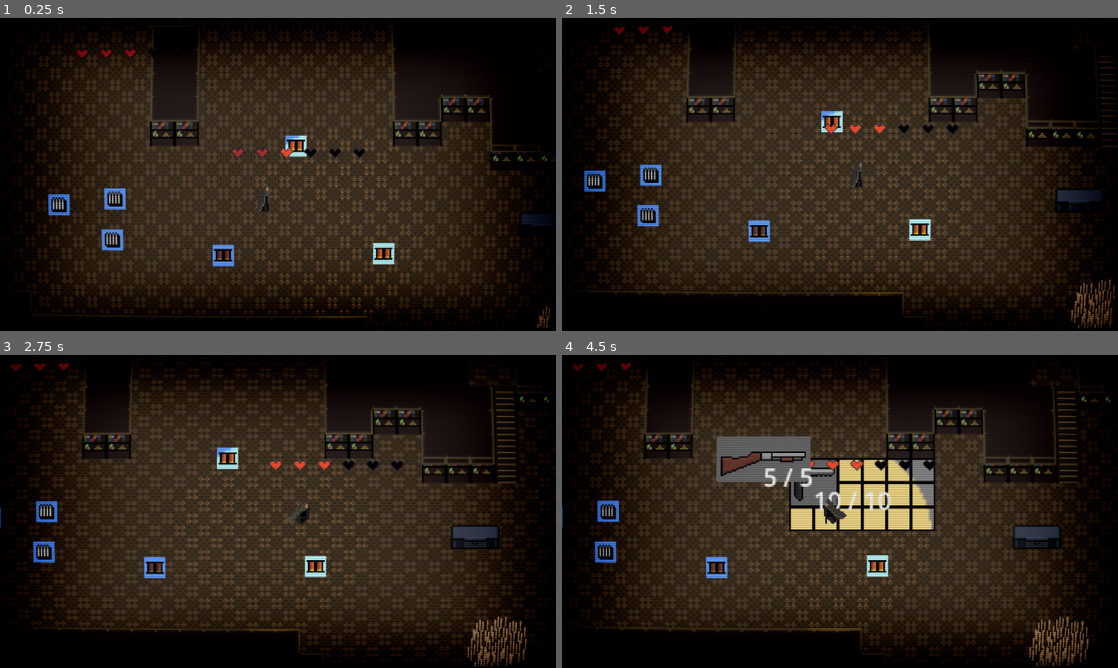
Above: before the commit, frames 1-4 (two rows, left to right).
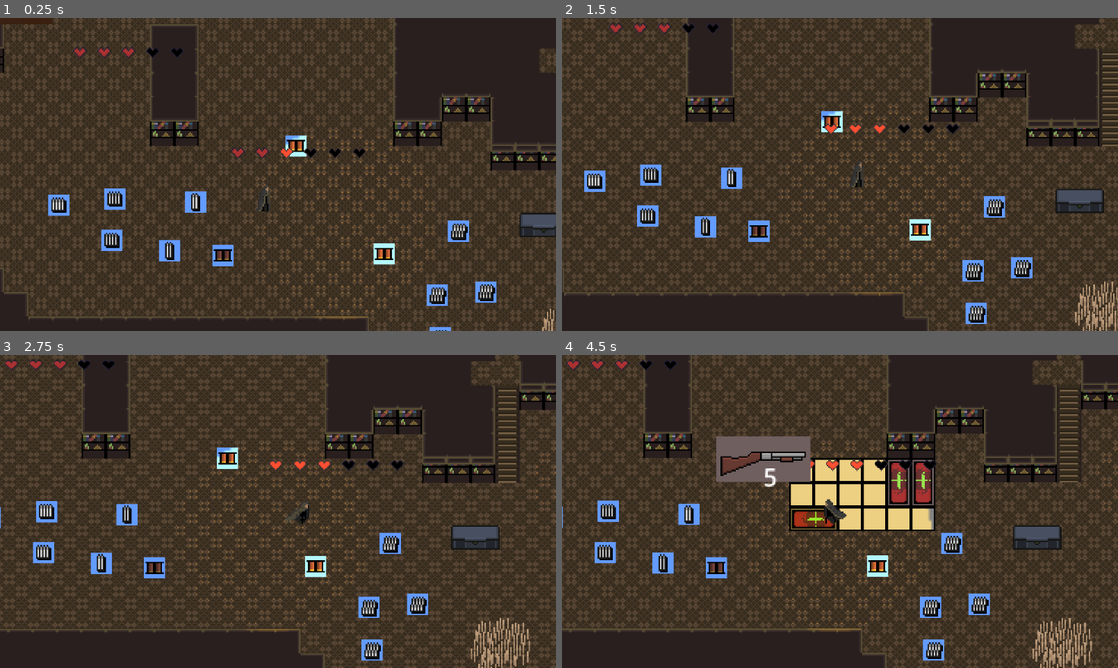
Above: after the commit, the same moments.

Repository: OliverN-beep/og-resident-evil-game-main
Game: Godot game, scene res://content/scenes/root.tscn
The game is run twice, just before and just after one commit, with the same random seed, the same clock (stepped at 60 frames per second) and the same inputs.
Inputs (mouse positions are in pixels of both pictures, inside the frame that each line leads up to):
- Up to frame 1 (0.25 s): no input
- Up to frame 2 (1.5 s): move the mouse to (962, 158) at 0.52 s; hold D (right) 0.53-1.25 s; hold E (interact) 0.53-1.25 s; click (962, 158) at 0.67 s; drag from (728, 190) to (645, 52) at 1.27 s
- Up to frame 3 (2.75 s): move the mouse to (333, 442) at 2.02 s; hold D (right) from 2.03 s (still down); right-click (333, 442) at 2.1 s
- Up to frame 4 (4.5 s): release D (right) at 2.75 s; drag from (812, 574) to (589, 389) at 2.77 s; move the mouse to (1006, 558) at 3.52 s; press the mouse at (1006, 558) at 3.53 s; hold A (left) 3.53-4.25 s; tap Tab (inventory) at 4.15 s; release the mouse at (1006, 558) at 4.25 s; drag from (856, 495) to (578, 389) at 4.27 s

The runs differ from the first frame. In frame 1, 56% of the frame differs, in the area x 0-100%, y 0-100%; in frame 2, 56%; in frame 3, 56%; in frame 4, 60%.

Commit message:
added bust smg
also discovered a bug where the burst mode is ignored when consuming ammo, only one bullet is consumed for a 3 burst shot for instance

Diff:
--- a/content/UI/Inventory/resources/inventory_data/player_data.tres
+++ b/content/UI/Inventory/resources/inventory_data/player_data.tres
@@ -2,10 +2,10 @@
 
 [ext_resource type="Script" uid="uid://dttjy8l3fgchc" path="res://content/resources/item_data.gd" id="1_i21hx"]
 [ext_resource type="Script" uid="uid://c141oo1kmrq0a" path="res://content/resources/inventory_data.gd" id="2_5cfv2"]
-[ext_resource type="Resource" uid="uid://chmahi0wef31" path="res://content/UI/Inventory/resources/item_data/handgun.tres" id="2_8byrv"]
-[ext_resource type="Resource" uid="uid://c52thd5g3dyps" path="res://content/UI/Inventory/resources/item_data/shotgun.tres" id="3_8byrv"]
+[ext_resource type="Resource" uid="uid://c52thd5g3dyps" path="res://content/UI/Inventory/resources/item_data/shotgun.tres" id="3_7c1h7"]
+[ext_resource type="Resource" uid="uid://bfqdnpupf03j1" path="res://content/UI/Inventory/resources/item_data/medkit.tres" id="3_8byrv"]
 
 [resource]
 script = ExtResource("2_5cfv2")
-items = Array[ExtResource("1_i21hx")]([ExtResource("2_8byrv"), ExtResource("3_8byrv")])
+items = Array[ExtResource("1_i21hx")]([ExtResource("3_7c1h7"), ExtResource("3_8byrv"), ExtResource("3_8byrv"), ExtResource("3_8byrv")])
 metadata/_custom_type_script = "uid://c141oo1kmrq0a"
--- /dev/null
+++ b/content/UI/Inventory/resources/item_data/burst_smg.tres
@@ -0,0 +1,13 @@
+[gd_resource type="Resource" script_class="ItemData" load_steps=4 format=3 uid="uid://drchtc8owoou1"]
+
+[ext_resource type="Resource" uid="uid://cgot8me8pkow" path="res://content/gun stuff/gun resources/burst_smg_resource.tres" id="1_jgssv"]
+[ext_resource type="Script" uid="uid://dttjy8l3fgchc" path="res://content/resources/item_data.gd" id="1_xl2lj"]
+[ext_resource type="Texture2D" uid="uid://dedvn3lk4mpjn" path="res://content/UI/Inventory/sprites/burst_smg_d.png" id="2_3fled"]
+
+[resource]
+script = ExtResource("1_xl2lj")
+name = "Burst SMG"
+texture = ExtResource("2_3fled")
+dimensions = Vector2i(3, 2)
+gun_resource = ExtResource("1_jgssv")
+metadata/_custom_type_script = "uid://dttjy8l3fgchc"
--- a/content/UI/Inventory/scenes and scripts/inventory_item.gd
+++ b/content/UI/Inventory/scenes and scripts/inventory_item.gd
@@ -40,9 +40,9 @@
 		var mag_size := data.gun_resource.magazine_size
 
 		if data.loaded_ammo < 0:
-			stack_label.text = "%d / %d" % [mag_size, mag_size]
+			stack_label.text = "%d" % [mag_size]
 		else:
-			stack_label.text = "%d / %d" % [data.loaded_ammo, mag_size]
+			stack_label.text = "%d" % [data.loaded_ammo]
 		return
 
 	stack_label.text = ""
@@ -69,7 +69,6 @@
 
 func _input(event: InputEvent) -> void:
 	if event is InputEventMouseButton and event.is_pressed():
-
 		# RIGHT CLICK — rotate while dragging (existing behavior)
 		if event.button_index == MOUSE_BUTTON_RIGHT and is_picked:
 			do_rotation()
--- /dev/null
+++ b/content/components/bullet/burst_smg_bullet.tres
@@ -0,0 +1,10 @@
+[gd_resource type="Resource" script_class="BulletComponent" load_steps=3 format=3 uid="uid://dau2m16vqrxx1"]
+
+[ext_resource type="Texture2D" uid="uid://c6g6mfudtp37m" path="res://content/bullets/projectile_2.tres" id="1_0ga3g"]
+[ext_resource type="Script" uid="uid://mbxb1alct6gm" path="res://content/gun stuff/resource scripts/bullet_component.gd" id="1_3j8nb"]
+
+[resource]
+script = ExtResource("1_3j8nb")
+fire_mode = 2
+bullet_type_array = Array[Texture2D]([ExtResource("1_0ga3g")])
+metadata/_custom_type_script = "uid://mbxb1alct6gm"
--- a/content/components/bullet/handgun_bullet.tres
+++ b/content/components/bullet/handgun_bullet.tres
@@ -1,7 +1,7 @@
 [gd_resource type="Resource" script_class="BulletComponent" load_steps=4 format=3 uid="uid://cwg2syly22q1s"]
 
 [ext_resource type="Texture2D" uid="uid://cgn7cy3c1j163" path="res://content/bullets/projectile_1.tres" id="1_j3l1c"]
-[ext_resource type="Script" uid="uid://mbxb1alct6gm" path="res://content/components/bullet/bullet_component.gd" id="1_lrswj"]
+[ext_resource type="Script" uid="uid://mbxb1alct6gm" path="res://content/gun stuff/resource scripts/bullet_component.gd" id="1_lrswj"]
 [ext_resource type="Texture2D" uid="uid://c6g6mfudtp37m" path="res://content/bullets/projectile_2.tres" id="2_r4nrp"]
 
 [resource]
--- a/content/components/bullet/rifle_bullet.tres
+++ b/content/components/bullet/rifle_bullet.tres
@@ -1,13 +1,14 @@
 [gd_resource type="Resource" script_class="BulletComponent" load_steps=4 format=3 uid="uid://cfndti8ly6mf7"]
 
 [ext_resource type="Texture2D" uid="uid://cgn7cy3c1j163" path="res://content/bullets/projectile_1.tres" id="1_8midl"]
-[ext_resource type="Script" uid="uid://mbxb1alct6gm" path="res://content/components/bullet/bullet_component.gd" id="1_sdems"]
 [ext_resource type="Texture2D" uid="uid://c6g6mfudtp37m" path="res://content/bullets/projectile_2.tres" id="2_18cyk"]
+[ext_resource type="Script" uid="uid://mbxb1alct6gm" path="res://content/gun stuff/resource scripts/bullet_component.gd" id="3_8midl"]
 
 [resource]
-script = ExtResource("1_sdems")
+script = ExtResource("3_8midl")
 bullet_speed = 400.0
 fire_rate = 0.1
+burst_count = 0
 bullet_type = 1
 bullet_type_array = Array[Texture2D]([ExtResource("1_8midl"), ExtResource("2_18cyk")])
 metadata/_custom_type_script = "uid://mbxb1alct6gm"
--- a/content/components/bullet/shotgun_bullet.tres
+++ b/content/components/bullet/shotgun_bullet.tres
@@ -1,11 +1,12 @@
 [gd_resource type="Resource" script_class="BulletComponent" load_steps=4 format=3 uid="uid://d0fb2wwovs8ov"]
 
 [ext_resource type="Texture2D" uid="uid://cgn7cy3c1j163" path="res://content/bullets/projectile_1.tres" id="1_d00xa"]
-[ext_resource type="Script" uid="uid://mbxb1alct6gm" path="res://content/components/bullet/bullet_component.gd" id="1_ykvq7"]
+[ext_resource type="Script" uid="uid://mbxb1alct6gm" path="res://content/gun stuff/resource scripts/bullet_component.gd" id="1_ykvq7"]
 [ext_resource type="Texture2D" uid="uid://c6g6mfudtp37m" path="res://content/bullets/projectile_2.tres" id="2_4erxu"]
 
 [resource]
 script = ExtResource("1_ykvq7")
+fire_rate = 1.0
 pellet_count = 5
 base_spread_deg = 40.0
 burst_count = 0
--- /dev/null
+++ b/content/gun stuff/ammo pickups/50_cal_pickup.tscn
@@ -0,0 +1,20 @@
+[gd_scene load_steps=5 format=3 uid="uid://c4e4skvybxwcq"]
+
+[ext_resource type="Script" uid="uid://s8n3p7fpyof4" path="res://content/gun stuff/ammo pickups/ammo_pickup.gd" id="1_26rco"]
+[ext_resource type="Texture2D" uid="uid://ch1pqhlpwiop2" path="res://content/gun stuff/pickup sprites/50cal_d.png" id="1_tehu1"]
+[ext_resource type="Resource" uid="uid://cuwoquyc02fcj" path="res://content/gun stuff/ammo resources/50cal.tres" id="2_71261"]
+
+[sub_resource type="RectangleShape2D" id="RectangleShape2D_26rco"]
+
+[node name="50cal_pickup" type="Area2D"]
+script = ExtResource("1_26rco")
+ammo_resource = ExtResource("2_71261")
+pickup_amount = 1
+
+[node name="CollisionShape2D" type="CollisionShape2D" parent="."]
+shape = SubResource("RectangleShape2D_26rco")
+
+[node name="Sprite2D" type="Sprite2D" parent="."]
+texture = ExtResource("1_tehu1")
+
+[connection signal="body_entered" from="." to="." method="_on_body_entered"]
--- /dev/null
+++ b/content/gun stuff/ammo pickups/5_56_mm_pickup.tscn
@@ -0,0 +1,20 @@
+[gd_scene load_steps=5 format=3 uid="uid://cc1kp8cqul45u"]
+
+[ext_resource type="Script" uid="uid://s8n3p7fpyof4" path="res://content/gun stuff/ammo pickups/ammo_pickup.gd" id="1_6v466"]
+[ext_resource type="Texture2D" uid="uid://dinki63vjofcf" path="res://content/gun stuff/pickup sprites/5.56mm_d.png" id="1_nhtnd"]
+[ext_resource type="Resource" uid="uid://dwpbqbmjmx5x6" path="res://content/gun stuff/ammo resources/5.56mm.tres" id="2_pyn41"]
+
+[sub_resource type="RectangleShape2D" id="RectangleShape2D_6v466"]
+
+[node name="5_56mm_pickup" type="Area2D"]
+script = ExtResource("1_6v466")
+ammo_resource = ExtResource("2_pyn41")
+pickup_amount = 12
+
+[node name="CollisionShape2D" type="CollisionShape2D" parent="."]
+shape = SubResource("RectangleShape2D_6v466")
+
+[node name="Sprite2D" type="Sprite2D" parent="."]
+texture = ExtResource("1_nhtnd")
+
+[connection signal="body_entered" from="." to="." method="_on_body_entered"]
--- /dev/null
+++ b/content/gun stuff/ammo resources/5.56mm.tres
@@ -0,0 +1,11 @@
+[gd_resource type="Resource" script_class="AmmoResource" load_steps=3 format=3 uid="uid://dwpbqbmjmx5x6"]
+
+[ext_resource type="Texture2D" uid="uid://4n5nx6jykapr" path="res://content/UI/Inventory/sprites/5.56mm_d.png" id="1_lcmy7"]
+[ext_resource type="Script" uid="uid://dh60oul8u5ttv" path="res://content/gun stuff/resource scripts/ammo_resource.gd" id="1_utlu3"]
+
+[resource]
+script = ExtResource("1_utlu3")
+ammo_type = "5.56mm"
+max_stack = 24
+inventory_icon = ExtResource("1_lcmy7")
+metadata/_custom_type_script = "uid://dh60oul8u5ttv"
--- /dev/null
+++ b/content/gun stuff/ammo resources/50cal.tres
@@ -0,0 +1,11 @@
+[gd_resource type="Resource" script_class="AmmoResource" load_steps=3 format=3 uid="uid://cuwoquyc02fcj"]
+
+[ext_resource type="Texture2D" uid="uid://c3pyn0jds5qcg" path="res://content/UI/Inventory/sprites/50cal_d.png" id="1_m27sc"]
+[ext_resource type="Script" uid="uid://dh60oul8u5ttv" path="res://content/gun stuff/resource scripts/ammo_resource.gd" id="1_v7vhd"]
+
+[resource]
+script = ExtResource("1_v7vhd")
+ammo_type = "50cal"
+max_stack = 3
+inventory_icon = ExtResource("1_m27sc")
+metadata/_custom_type_script = "uid://dh60oul8u5ttv"
--- a/content/gun stuff/ammo resources/9mm.tres
+++ b/content/gun stuff/ammo resources/9mm.tres
@@ -1,11 +1,11 @@
 [gd_resource type="Resource" script_class="AmmoResource" load_steps=3 format=3 uid="uid://dkn2od7y22ca2"]
 
-[ext_resource type="Texture2D" uid="uid://b3dhehiubmit2" path="res://content/gun stuff/pickup sprites/9mm_d.png" id="1_avsvw"]
+[ext_resource type="Texture2D" uid="uid://dyhh2pec6xsc1" path="res://content/UI/Inventory/sprites/9mm_d.png" id="1_avsvw"]
 [ext_resource type="Script" uid="uid://dh60oul8u5ttv" path="res://content/gun stuff/resource scripts/ammo_resource.gd" id="1_m8nto"]
 
 [resource]
 script = ExtResource("1_m8nto")
 ammo_type = "9mm"
 max_stack = 8
-icon = ExtResource("1_avsvw")
+inventory_icon = ExtResource("1_avsvw")
 metadata/_custom_type_script = "uid://dh60oul8u5ttv"
--- a/content/gun stuff/ammo resources/shells.tres
+++ b/content/gun stuff/ammo resources/shells.tres
@@ -1,11 +1,11 @@
 [gd_resource type="Resource" script_class="AmmoResource" load_steps=3 format=3 uid="uid://ckbvaa1gcyf5d"]
 
+[ext_resource type="Script" uid="uid://dh60oul8u5ttv" path="res://content/gun stuff/resource scripts/ammo_resource.gd" id="1_2go32"]
 [ext_resource type="Texture2D" uid="uid://b15rcmmwpn120" path="res://content/UI/Inventory/sprites/shotgun ammo_d.png" id="1_bm7il"]
-[ext_resource type="Script" uid="uid://dh60oul8u5ttv" path="res://content/gun stuff/resource scripts/ammo_resource.gd" id="1_shaxs"]
 
 [resource]
-script = ExtResource("1_shaxs")
+script = ExtResource("1_2go32")
 ammo_type = "SHELLS"
-max_stack = 3
-icon = ExtResource("1_bm7il")
+max_stack = 2
+inventory_icon = ExtResource("1_bm7il")
 metadata/_custom_type_script = "uid://dh60oul8u5ttv"
--- /dev/null
+++ b/content/gun stuff/gun resources/burst_smg_resource.tres
@@ -0,0 +1,17 @@
+[gd_resource type="Resource" script_class="GunResource" load_steps=5 format=3 uid="uid://cgot8me8pkow"]
+
+[ext_resource type="Script" uid="uid://clkhwh0wmh042" path="res://content/gun stuff/resource scripts/gun_resource.gd" id="1_8bcss"]
+[ext_resource type="Resource" uid="uid://dau2m16vqrxx1" path="res://content/components/bullet/burst_smg_bullet.tres" id="1_bxei7"]
+[ext_resource type="PackedScene" uid="uid://dm8x4slcstgn0" path="res://content/gun stuff/main gun/gun.tscn" id="1_tyslf"]
+[ext_resource type="Texture2D" uid="uid://dedvn3lk4mpjn" path="res://content/UI/Inventory/sprites/burst_smg_d.png" id="2_bxei7"]
+
+[resource]
+script = ExtResource("1_8bcss")
+display_name = "BURST SMG"
+icon = ExtResource("2_bxei7")
+gun_scene = ExtResource("1_tyslf")
+ammo_type = "5.56mm"
+magazine_size = 30
+reload_time = 0.2
+bullet_component = ExtResource("1_bxei7")
+metadata/_custom_type_script = "uid://clkhwh0wmh042"
--- a/content/gun stuff/gun resources/handgun_resource.tres
+++ b/content/gun stuff/gun resources/handgun_resource.tres
@@ -12,6 +12,6 @@
 gun_scene = ExtResource("1_w1vhj")
 ammo_type = "9mm"
 magazine_size = 10
-reload_time = 0.1
+reload_time = 1.0
 bullet_component = ExtResource("1_fxrii")
 metadata/_custom_type_script = "uid://clkhwh0wmh042"
--- a/content/gun stuff/gun resources/rifle_resource.tres
+++ b/content/gun stuff/gun resources/rifle_resource.tres
@@ -1,17 +1,17 @@
 [gd_resource type="Resource" script_class="GunResource" load_steps=5 format=3 uid="uid://cq1xem5kwd3ys"]
 
 [ext_resource type="PackedScene" uid="uid://dm8x4slcstgn0" path="res://content/gun stuff/main gun/gun.tscn" id="1_b5ttp"]
-[ext_resource type="Script" uid="uid://clkhwh0wmh042" path="res://content/gun stuff/resource scripts/gun_resource.gd" id="1_fxje8"]
 [ext_resource type="Resource" uid="uid://cfndti8ly6mf7" path="res://content/components/bullet/rifle_bullet.tres" id="1_wtast"]
 [ext_resource type="Texture2D" uid="uid://4akdm2dyv48q" path="res://content/UI/Inventory/sprites/rifle_d.png" id="2_wtast"]
+[ext_resource type="Script" uid="uid://clkhwh0wmh042" path="res://content/gun stuff/resource scripts/gun_resource.gd" id="4_tbsba"]
 
 [resource]
-script = ExtResource("1_fxje8")
+script = ExtResource("4_tbsba")
 display_name = "Rifle"
 icon = ExtResource("2_wtast")
 gun_scene = ExtResource("1_b5ttp")
-ammo_type = "Long"
+ammo_type = "50cal"
 magazine_size = 1
-reload_time = 1.0
+reload_time = 2.5
 bullet_component = ExtResource("1_wtast")
 metadata/_custom_type_script = "uid://clkhwh0wmh042"
--- a/content/gun stuff/gun resources/shotgun_resource.tres
+++ b/content/gun stuff/gun resources/shotgun_resource.tres
@@ -1,17 +1,15 @@
-[gd_resource type="Resource" script_class="GunResource" load_steps=5 format=3 uid="uid://mr1r7ilf3pst"]
+[gd_resource type="Resource" script_class="GunResource" load_steps=4 format=3 uid="uid://mr1r7ilf3pst"]
 
 [ext_resource type="Resource" uid="uid://d0fb2wwovs8ov" path="res://content/components/bullet/shotgun_bullet.tres" id="1_guwwn"]
 [ext_resource type="PackedScene" uid="uid://dm8x4slcstgn0" path="res://content/gun stuff/main gun/gun.tscn" id="1_v58vk"]
-[ext_resource type="Texture2D" uid="uid://cbdc6d4tesux5" path="res://content/UI/Inventory/sprites/shotgun_d.png" id="2_guwwn"]
 [ext_resource type="Script" uid="uid://clkhwh0wmh042" path="res://content/gun stuff/resource scripts/gun_resource.gd" id="3_6dfnf"]
 
 [resource]
 script = ExtResource("3_6dfnf")
 display_name = "SHOTGUN"
-icon = ExtResource("2_guwwn")
 gun_scene = ExtResource("1_v58vk")
 ammo_type = "SHELLS"
 magazine_size = 5
-reload_time = 0.8
+reload_time = 2.0
 bullet_component = ExtResource("1_guwwn")
 metadata/_custom_type_script = "uid://clkhwh0wmh042"
--- a/content/gun stuff/resource scripts/ammo_resource.gd
+++ b/content/gun stuff/resource scripts/ammo_resource.gd
@@ -3,4 +3,4 @@
 
 @export var ammo_type: String
 @export var max_stack: int
-@export var icon: Texture2D
+@export var inventory_icon: Texture2D
--- a/content/gun stuff/resource scripts/gun_resource.gd
+++ b/content/gun stuff/resource scripts/gun_resource.gd
@@ -3,7 +3,6 @@
 
 @export_group("Identity")
 @export var display_name: String
-@export var icon: Texture2D
 
 @export_group("Scene")
 @export var gun_scene: PackedScene
--- a/content/resources/inventory_data.gd
+++ b/content/resources/inventory_data.gd
@@ -32,7 +32,6 @@
 
 	return amount - remaining
 
-
 func add_ammo(ammo_res: AmmoResource, amount: int) -> Array[ItemData]:
 	var remaining: int = amount
 	var new_items: Array[ItemData] = []
@@ -57,7 +56,7 @@
 	while remaining > 0:
 		var new_item: ItemData = ItemData.new()
 		new_item.name = ammo_res.ammo_type
-		new_item.texture = ammo_res.icon
+		new_item.texture = ammo_res.inventory_icon
 		new_item.ammo_resource = ammo_res
 		new_item.dimensions = Vector2i(1, 1)
 
--- a/content/scenes/playablemap_1.tscn
+++ b/content/scenes/playablemap_1.tscn
@@ -14,6 +14,8 @@
 [ext_resource type="PackedScene" uid="uid://cw0efamf63rfg" path="res://content/gun stuff/ammo pickups/shells_pickup.tscn" id="8_vb41g"]
 [ext_resource type="PackedScene" uid="uid://cj1whb32q672x" path="res://content/decorations/torch/torch.tscn" id="11_0m7jx"]
 [ext_resource type="PackedScene" uid="uid://8y83pqs074vb" path="res://content/gun stuff/ammo pickups/9_mm_pickup.tscn" id="14_ateym"]
+[ext_resource type="PackedScene" uid="uid://c4e4skvybxwcq" path="res://content/gun stuff/ammo pickups/50_cal_pickup.tscn" id="15_wbhbn"]
+[ext_resource type="PackedScene" uid="uid://cc1kp8cqul45u" path="res://content/gun stuff/ammo pickups/5_56_mm_pickup.tscn" id="16_qbh1j"]
 
 [sub_resource type="TileSetAtlasSource" id="TileSetAtlasSource_xk1ev"]
 texture = ExtResource("1_npjkf")
@@ -287,3 +289,21 @@
 
 [node name="9mm_pickup3" parent="." instance=ExtResource("14_ateym")]
 position = Vector2(-119, 35)
+
+[node name="50cal_pickup" parent="." instance=ExtResource("15_wbhbn")]
+position = Vector2(-66, 37)
+
+[node name="50cal_pickup2" parent="." instance=ExtResource("15_wbhbn")]
+position = Vector2(-83, 69)
+
+[node name="5_56mm_pickup" parent="." instance=ExtResource("16_qbh1j")]
+position = Vector2(107, 56)
+
+[node name="5_56mm_pickup2" parent="." instance=ExtResource("16_qbh1j")]
+position = Vector2(93, 98)
+
+[node name="5_56mm_pickup3" parent="." instance=ExtResource("16_qbh1j")]
+position = Vector2(125, 96)
+
+[node name="5_56mm_pickup4" parent="." instance=ExtResource("16_qbh1j")]
+position = Vector2(95, 126)
--- a/content/scenes/root.tscn
+++ b/content/scenes/root.tscn
@@ -33,6 +33,7 @@
 [node name="playablemap1" parent="." instance=ExtResource("6_h05mm")]
 
 [node name="CRT Canvas" type="CanvasLayer" parent="."]
+visible = false
 
 [node name="MeshInstance2D" type="MeshInstance2D" parent="CRT Canvas"]
 material = SubResource("ShaderMaterial_13l5x")
Binary file added: content/UI/Inventory/sprites/5.56mm_d.png
Not shown, added: content/UI/Inventory/sprites/5.56mm_d.png.import
Binary file added: content/UI/Inventory/sprites/50cal_d.png
Not shown, added: content/UI/Inventory/sprites/50cal_d.png.import
Binary file added: content/UI/Inventory/sprites/9mm_d.png
Not shown, added: content/UI/Inventory/sprites/9mm_d.png.import
Binary file added: content/UI/Inventory/sprites/burst_smg_d.png
Not shown, added: content/UI/Inventory/sprites/burst_smg_d.png.import
Binary file changed: content/UI/Inventory/sprites/handgun_d.png
Binary file changed: content/UI/Inventory/sprites/health pack_d.png
Binary file changed: content/UI/Inventory/sprites/magnum_d.png
Binary file changed: content/UI/Inventory/sprites/rifle_d.png
(and 12 more such lines)
